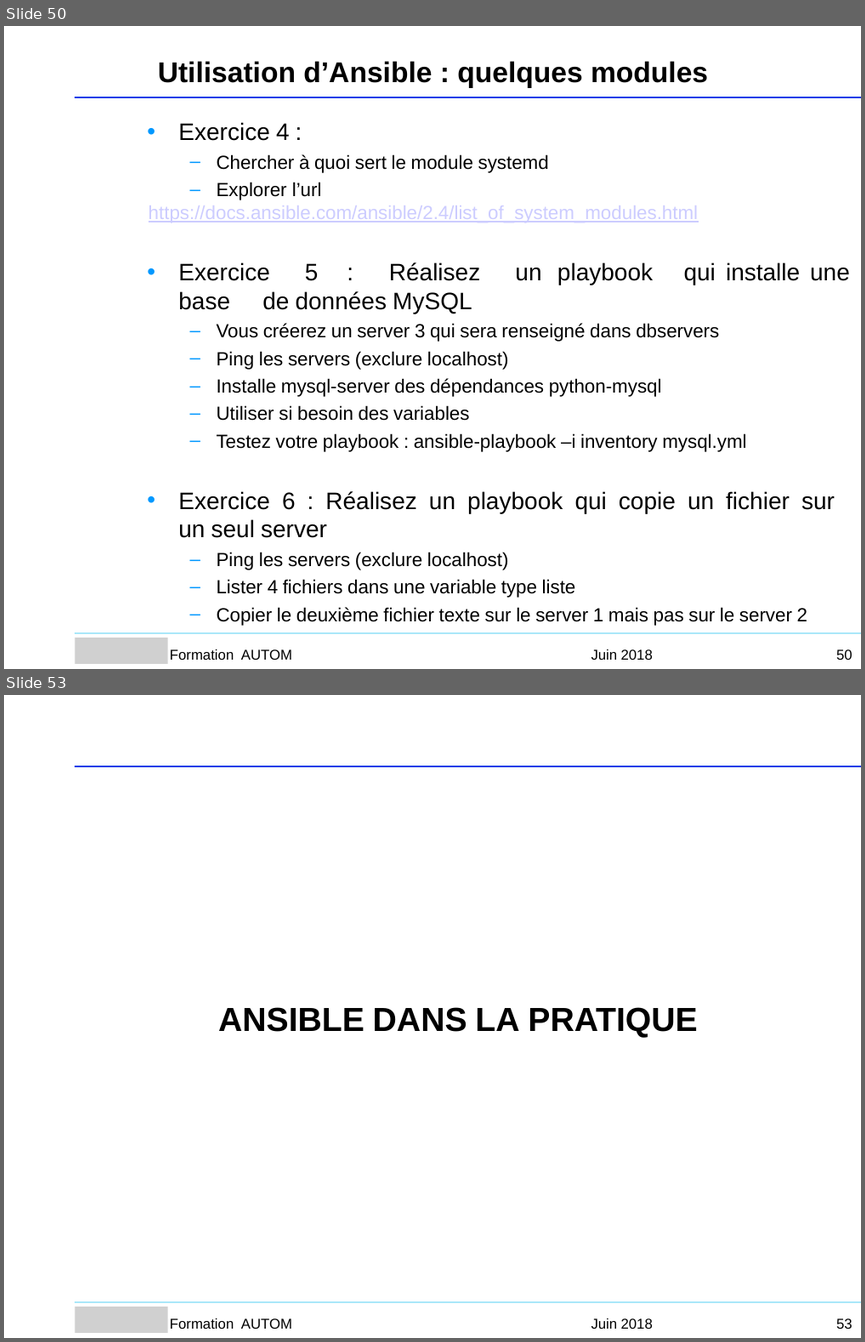
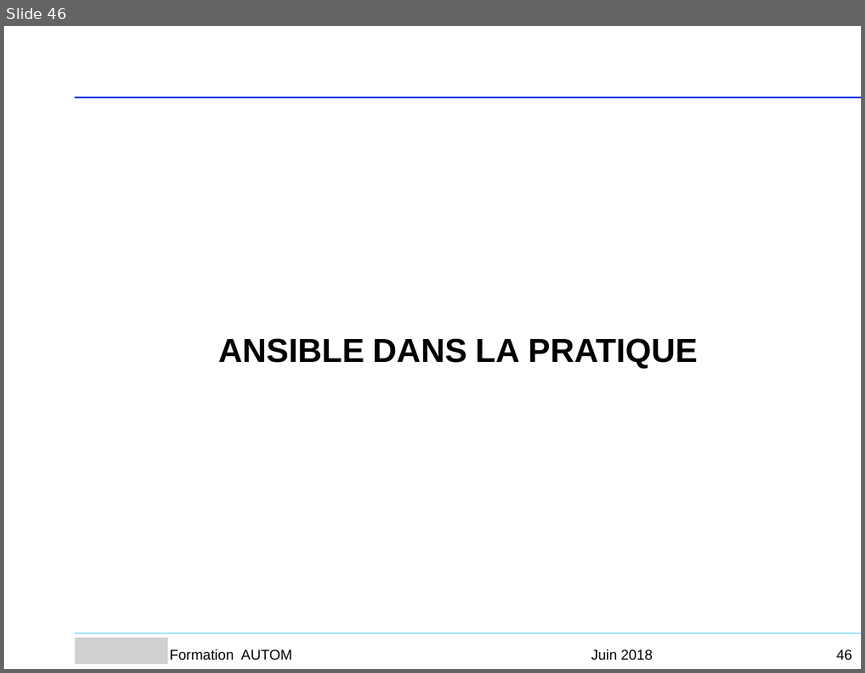
Before and after one commit to Sputnik93/cours_ansible, a slide deck: Ansible_support_cours_AGO.ppt. Shown one above the other, each under a label of ours: slides 50 and 53 before the commit, slide 46 after it; the slides between them are not shown. The pictures are 865x1342 and 865x673 pixels, drawn with LibreOffice and Linux fonts; fonts in the diff are those of the drawing; grey boxes stand for pictures; background and template pictures are left out. Boxes give left, top, right and bottom in pixels: in the first picture for what was removed or moved away, otherwise in the second. Text is boxed around its words. In the diff, an @@ line names an element or a change of style, - is before the commit and + after.

```diff
--- a/Ansible_support_cours_AGO.ppt
+++ b/Ansible_support_cours_AGO.ppt
@@ slide 50 removed at (x1=4, y1=26, x2=861, y2=669), background #FFFFFF @@
@@ text removed at (x1=158, y1=61, x2=708, y2=88) @@
-Utilisation d’Ansible : quelques modules
@@ freeform shape removed at (x1=75, y1=97, x2=861, y2=97) @@
@@ text removed at (x1=148, y1=122, x2=850, y2=625) @@
-• Exercice 4 :
-  – Chercher à quoi sert le module systemd
-  – Explorer l’url
-https://docs.ansible.com/ansible/2.4/list_of_system_modules.html
-• Exercice 5 : Réalisez un playbook qui installe une base de données MySQL
-  – Vous créerez un server 3 qui sera renseigné dans dbservers
-  – Ping les servers (exclure localhost)
-  – Installe mysql-server des dépendances python-mysql
-  – Utiliser si besoin des variables
-  – Testez votre playbook : ansible-playbook –i inventory mysql.yml
-• Exercice 6 : Réalisez un playbook qui copie un fichier sur un seul server
-  – Ping les servers (exclure localhost)
-  – Lister 4 fichiers dans une variable type liste
-  – Copier le deuxième fichier texte sur le server 1 mais pas sur le server 2
@@ freeform shape removed at (x1=75, y1=633, x2=861, y2=633) @@
@@ picture removed at (x1=75, y1=638, x2=169, y2=664) @@
@@ text removed at (x1=170, y1=649, x2=292, y2=659) @@
-Formation AUTOM
@@ text removed at (x1=591, y1=649, x2=653, y2=659) @@
-Juin 2018
@@ page number removed at (x1=836, y1=649, x2=852, y2=659) @@
-50
@@ what was slide 53 is now slide 46 @@
@@ page number at (x1=836, y1=649, x2=852, y2=659): text changed @@
-53
+46
```
Also in this commit, not shown: 5 slides changed, 5 slides added, 11 other slides removed, 1 other file.
